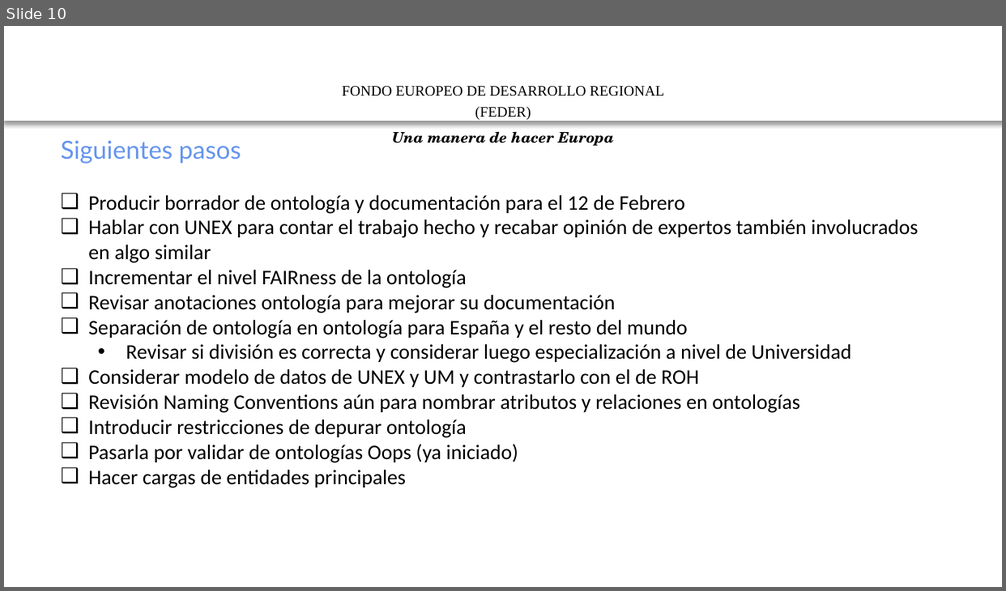
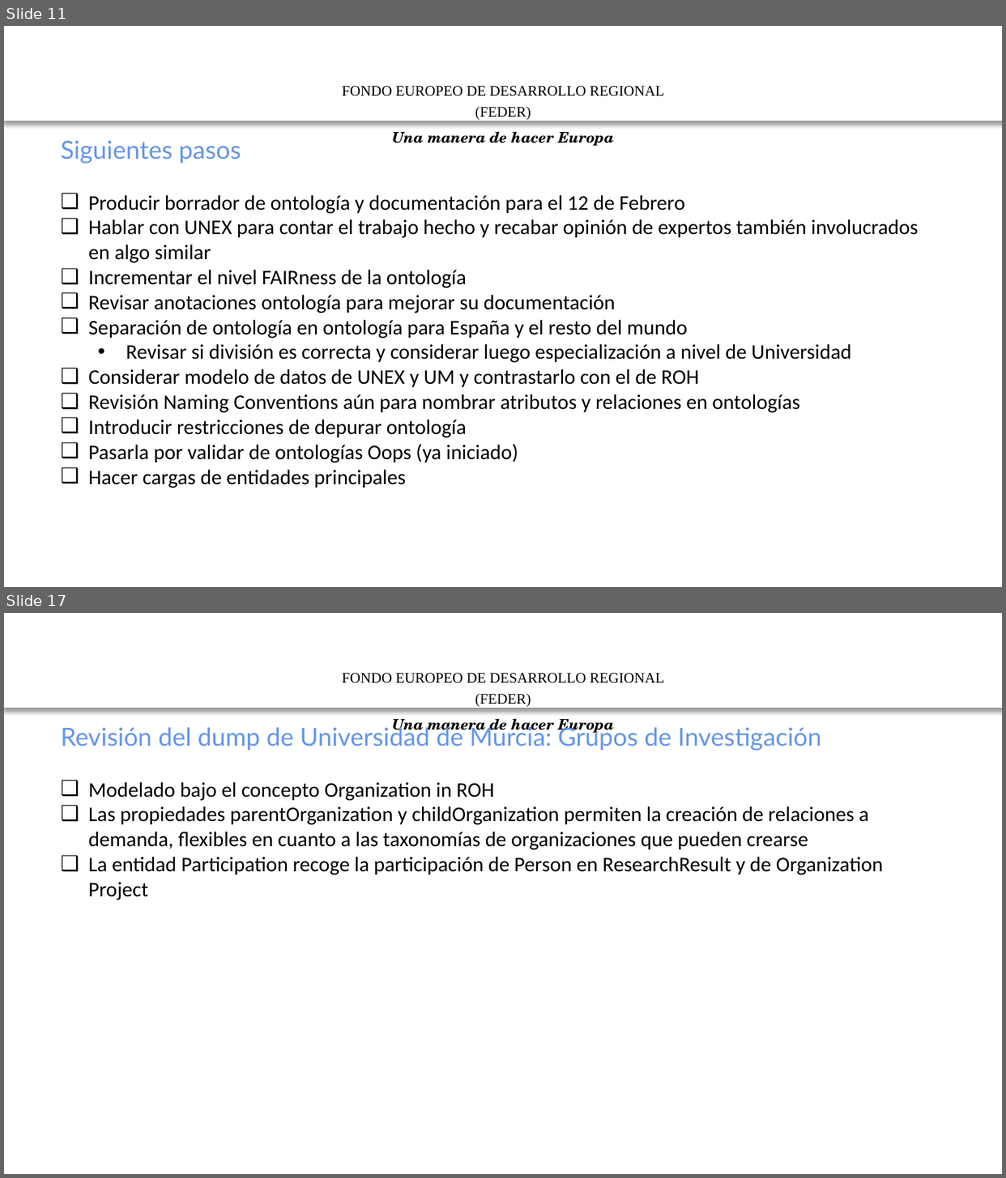
Before and after one commit to mpuerta004/GnossDeustoOnto, a slide deck: 20200109 HERCULES ASIO -ROH-Validación.pptx. Shown one above the other, each under a label of ours: slide 10 before the commit, slides 11 and 17 after it; the slides between them are not shown. The pictures are 1006x591 and 1006x1178 pixels, drawn with LibreOffice and Linux fonts; fonts in the diff are those of the drawing; background and template pictures are left out. Boxes give left, top, right and bottom in pixels: in the first picture for what was removed or moved away, otherwise in the second. Text is boxed around its words. In the diff, an @@ line names an element or a change of style, - is before the commit and + after.

```diff
--- a/20200109 HERCULES ASIO -ROH-Validación.pptx
+++ b/20200109 HERCULES ASIO -ROH-Validación.pptx
@@ slide 17 added at box(4, 613, 1002, 1174), background #FFFFFF; not listed: 2 template elements that a slide beside it also shows @@
@@ text added at box(61, 724, 883, 901), 20 pt, text #000000 @@
+Revisión del dump de Universidad de Murcia: Grupos de Investigación
+❑ Modelado bajo el concepto Organization in ROH
+❑ Las propiedades parentOrganization y childOrganization permiten la creación de relaciones a demanda, flexibles en cuanto a las taxonomías de organizaciones que pueden crearse
+❑ La entidad Participation recoge la participación de Person en ResearchResult y de Organization Project
@@ what was slide 10 is now slide 11 @@
```
Also in this commit, not shown: 1 slide changed, 11 other slides added, 1 other file.
